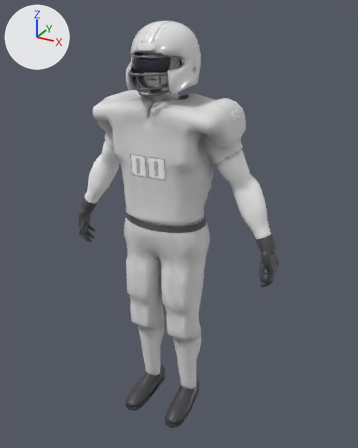
What one commit did to the glTF model assets/gridiron_player_lod.glb.
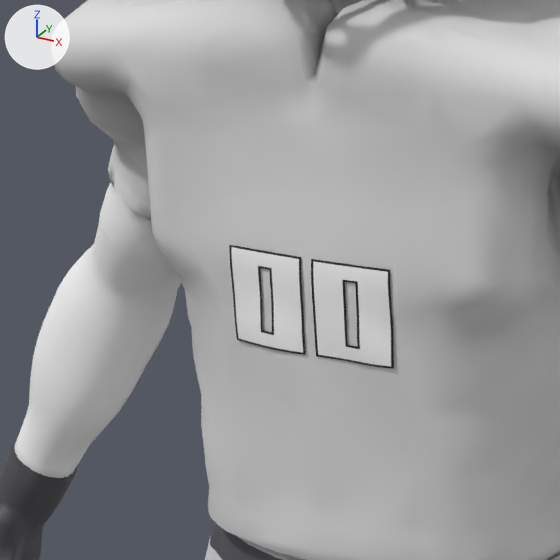
There are two pictures of each version: one whole from a 50 mm camera at (1.084, -1.844, 1.964) aimed at (0.045, 0.045, 1.02), one close up on the part from 23% to 56% of the width and 23% to 49% of the height. Arrows for +X, +Y and +Z are at upper left; the lights stay in place. The first two pictures are the older version. Vertices at exactly the same position are counted once.

Objects in the first close-up: 'ArmSleeve', 'Belt', 'Gloves', 'Jersey', 'JerseyTrim', 'Numbers', 'Skin', 'Wristband' and 1 more.
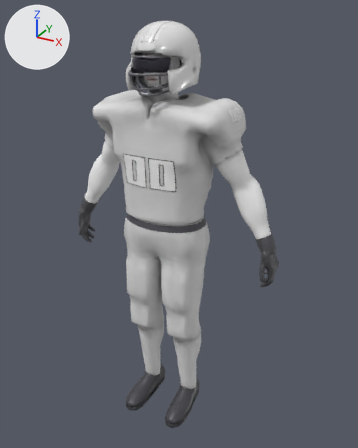
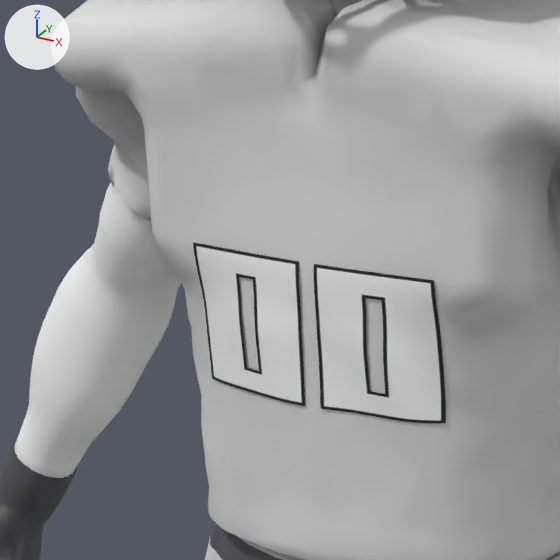
Pixel boxes [x1, y1, x2, y2] of what changed, in the close-ups (560 x 560 px):
part 1 of me_numbers, rebuilt (53% wider, 46% taller): before [229, 245, 394, 369]; after [193, 243, 446, 424]

Diff of the bpy script that builds the scene:
```diff
--- a/assets/gridiron_player_lod.glb.py
+++ b/assets/gridiron_player_lod.glb.py
@@ me_numbers @@
 # used by ob_numbers; location = (0.0, 0.0, 0.0)
-me_numbers.from_pydata(...)  # 708 vertices, 1216 faces; spans x -0.323..0.323, y -0.152..0.177, z 1.185..1.589
+me_numbers.from_pydata(...)  # 1632 vertices, 2968 faces; spans x -0.326..0.326, y -0.152..0.177, z 1.14..1.596
+# me_numbers part 1: the loose piece of 255 vertices spanning x -0.095..0.095, y -0.152..-0.136, z 1.265..1.425 is rebuilt with 621 vertices and now spans x -0.143..0.143, y -0.152..-0.113, z 1.198..1.438
+# other edits to the shape of me_numbers do not show in these pictures
 me_numbers.materials.append(mat_numbers)
```
